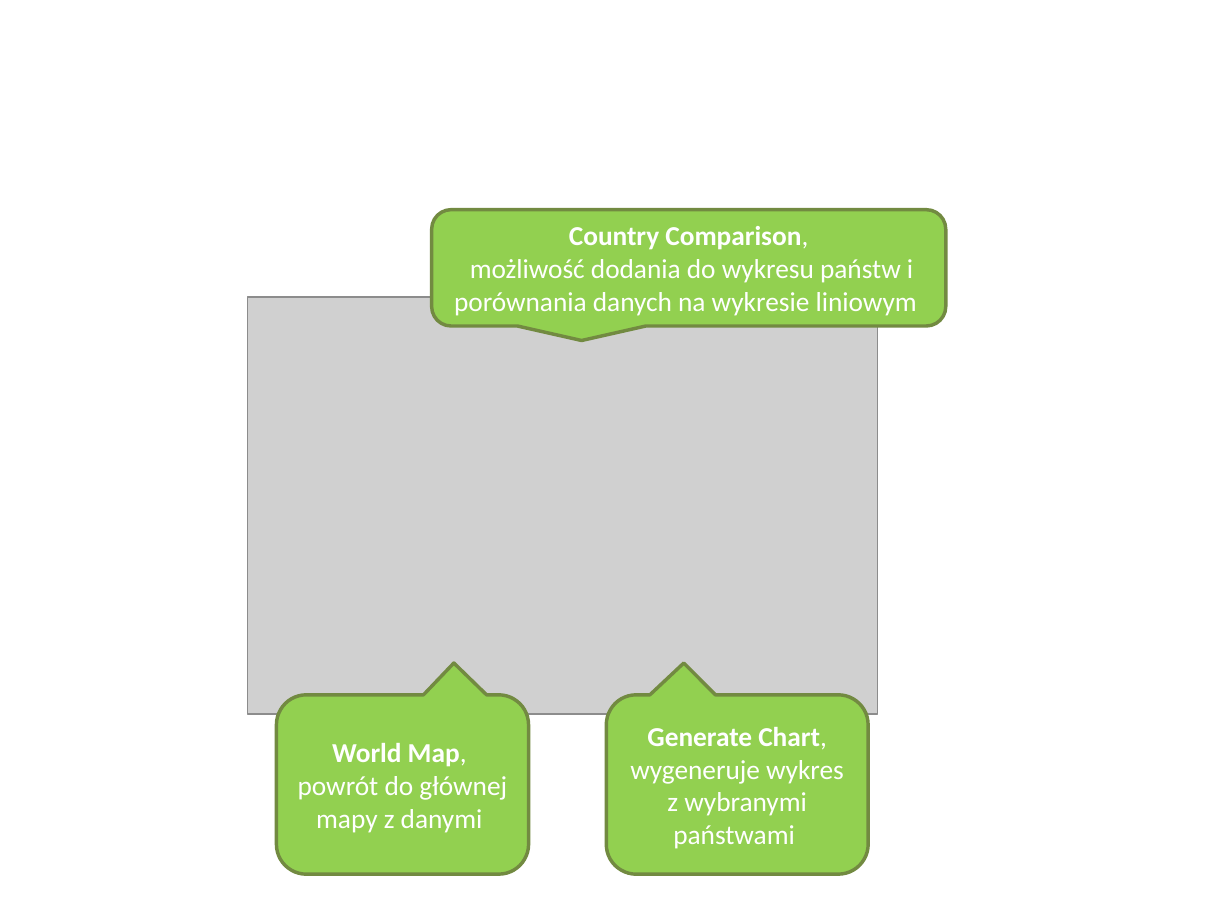
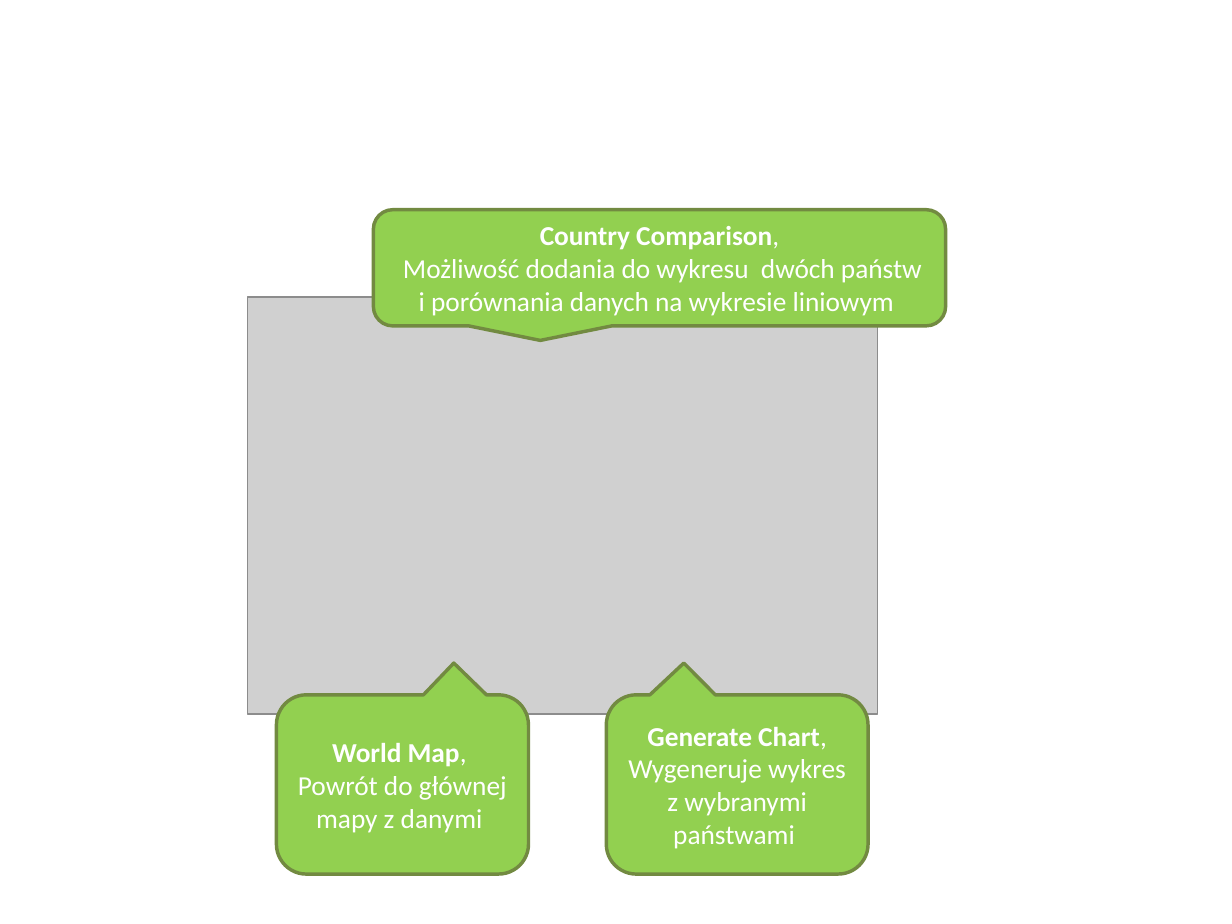
Before and after one commit to janiszewskibartlomiej/COVID-19-Thesis-Postgraduate_studies_on_WSB, a slide deck: slide 8 of docs/WSB_prezentacja_pracy_dyplomowej.pptx (slide 9 before the commit). Drawn at 1232x924 pixels with LibreOffice and Linux fonts; fonts in the diff are those of the drawing; grey boxes stand for pictures; background and template pictures are left out. Boxes give left, top, right and bottom in pixels: in the first picture for what was removed or moved away, otherwise in the second. Text is boxed around its words. In the diff, an @@ line names an element or a change of style, - is before the commit and + after.

```diff
--- a/docs/WSB_prezentacja_pracy_dyplomowej.pptx
+++ b/docs/WSB_prezentacja_pracy_dyplomowej.pptx
@@ rounded speech box "Country Comparison, Możliwość dodania do ...": place and size @@
-rounded speech box "Country Comparison, Możliwość dodania do ..." at [431,209,945,325]
+rounded speech box "Country Comparison, Możliwość dodania do ..." at [373,209,945,325]
@@ text in rounded speech box at [403,226,922,316]: text changed @@
-Country Comparison,
-możliwość dodania do wykresu państw i porównania danych na wykresie liniowym
+Country Comparison,
+Możliwość dodania do wykresu dwóch państw i porównania danych na wykresie liniowym
@@ text in rounded speech box at [298,743,507,833]: text changed @@
-World Map,
-powrót do głównej mapy z danymi
+World Map,
+Powrót do głównej mapy z danymi
@@ text in rounded speech box at [628,727,846,849]: text changed @@
-Generate Chart, wygeneruje wykres z wybranymi państwami
+Generate Chart, Wygeneruje wykres z wybranymi państwami
```
Also in this commit, not shown: 6 other slides changed, 6 slides added, 4 slides removed, 1 other file.
